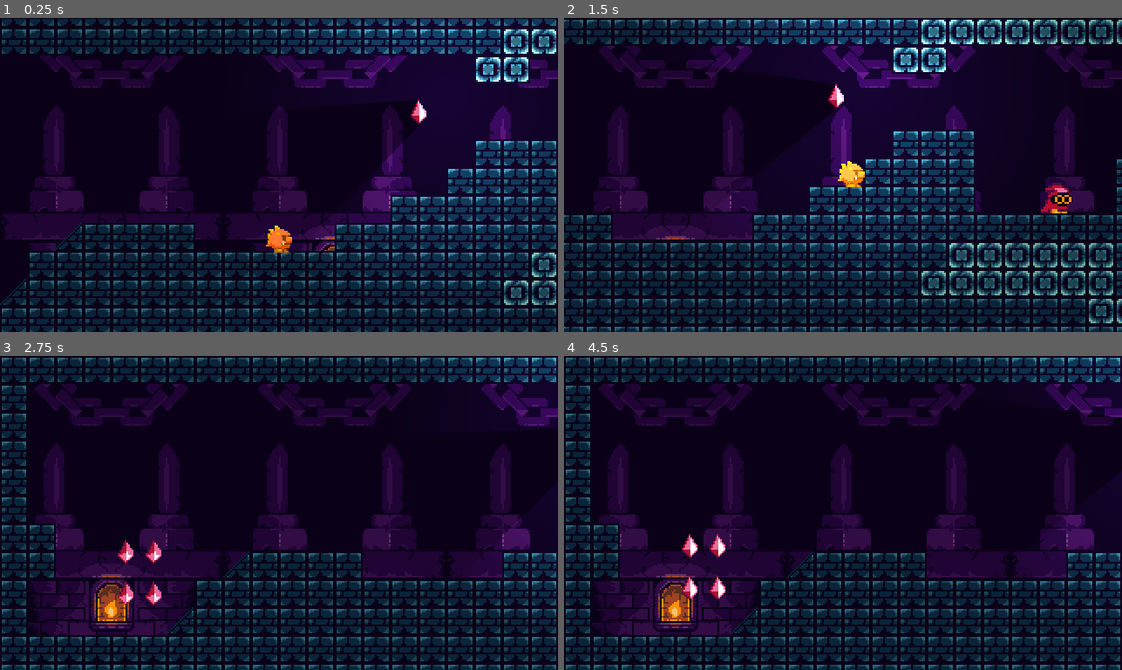
Above: before the commit, frames 1-4 (two rows, left to right).
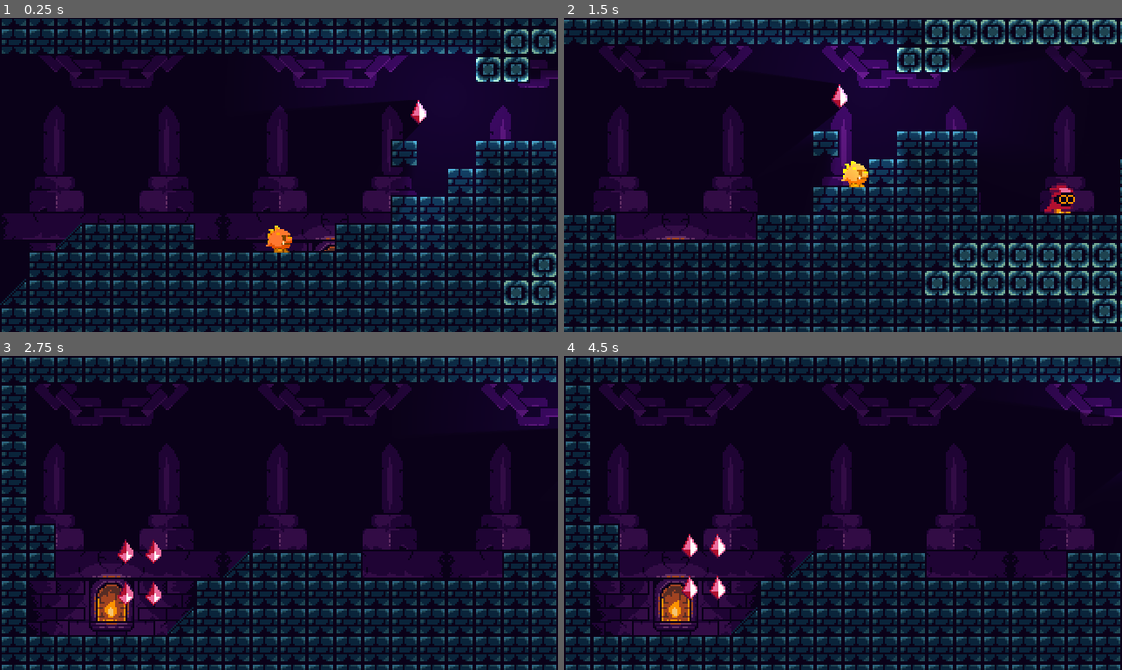
Above: after the commit, the same moments.

Repository: jordanlhunt/GodotArcadeStomper
Game: Godot game, scene res://Src/Levels/TestLevel.tscn
Same seed, same stepped clock (60 frames per second), same inputs: the game is played once before the commit and once after it. The engine's default icon, where the game draws it, is replaced by a stand-in: a white triangle on a blue panel in a dark square.
Inputs:
- Up to frame 1 (0.25 s): no input
- Up to frame 2 (1.5 s): hold Right (moveRight) from 0.53 s (still down); tap W (jump) at 0.77 s
- Up to frame 3 (2.75 s): tap W (jump) at 1.52 s; release Right (moveRight) at 2.03 s; hold Left (moveLeft) from 2.03 s (still down)
- Up to frame 4 (4.5 s): release Left (moveLeft) at 2.78 s; hold Right (moveRight) 2.78-4.28 s; tap W (jump) at 3.02, 3.77 s; hold Left (moveLeft) from 4.28 s (still down)

The runs differ from the first frame. In frame 1, 5.4% of the frame differs, in the area x 55-100%, y 0-77%; in frame 2, 27%, in the area x 0-100%, y 0-100%; in frame 3, 0.4%; in frame 4, 0.5%.

Commit message:
Added Title UI

Diff:
--- a/GodotScenes/tileset.tres
+++ b/GodotScenes/tileset.tres
@@ -6,8 +6,14 @@
 [ext_resource path="res://Assets/Enviorment/slopebrickRight.png" type="Texture" id=4]
 [ext_resource path="res://Assets/Enviorment/spike-block.png" type="Texture" id=5]
 
+[sub_resource type="OccluderPolygon2D" id=7]
+polygon = PoolVector2Array( 0, 0, 16, 0, 16, 16, 0, 16 )
+
 [sub_resource type="ConvexPolygonShape2D" id=2]
 points = PoolVector2Array( 0, 0, 16, 0, 16, 16, 0, 16 )
+
+[sub_resource type="OccluderPolygon2D" id=8]
+polygon = PoolVector2Array( 0, 0, 16, 0, 16, 16, 0, 16 )
 
 [sub_resource type="ConvexPolygonShape2D" id=3]
 points = PoolVector2Array( 0, 0, 16, 0, 16, 16, 0, 16 )
@@ -15,8 +21,14 @@
 [sub_resource type="ConvexPolygonShape2D" id=4]
 points = PoolVector2Array( 0, 0, 16, 0, 16, 16, 0, 16 )
 
+[sub_resource type="OccluderPolygon2D" id=9]
+polygon = PoolVector2Array( 16, 0, 16, 0, 16, 16, 0, 16 )
+
 [sub_resource type="ConvexPolygonShape2D" id=5]
 points = PoolVector2Array( 0, 16, 0, 16, 16, 0, 16, 16 )
+
+[sub_resource type="OccluderPolygon2D" id=10]
+polygon = PoolVector2Array( 0, 0, 0, 0, 16, 16, 0, 16 )
 
 [sub_resource type="ConvexPolygonShape2D" id=6]
 points = PoolVector2Array( 16, 16, 0, 16, 0, 0, 0, 0 )
@@ -29,6 +41,7 @@
 0/region = Rect2( 0, 0, 16, 16 )
 0/tile_mode = 0
 0/occluder_offset = Vector2( 0, 0 )
+0/occluder = SubResource( 7 )
 0/navigation_offset = Vector2( 0, 0 )
 0/shape_offset = Vector2( 0, 0 )
 0/shape_transform = Transform2D( 1, 0, 0, 1, 0, 0 )
@@ -50,6 +63,7 @@
 1/region = Rect2( 0, 0, 16, 16 )
 1/tile_mode = 0
 1/occluder_offset = Vector2( 0, 0 )
+1/occluder = SubResource( 8 )
 1/navigation_offset = Vector2( 0, 0 )
 1/shape_offset = Vector2( 0, 0 )
 1/shape_transform = Transform2D( 1, 0, 0, 1, 0, 0 )
@@ -92,6 +106,7 @@
 3/region = Rect2( 0, 0, 16, 16 )
 3/tile_mode = 0
 3/occluder_offset = Vector2( 0, 0 )
+3/occluder = SubResource( 9 )
 3/navigation_offset = Vector2( 0, 0 )
 3/shape_offset = Vector2( 0, 0 )
 3/shape_transform = Transform2D( 1, 0, 0, 1, 0, 0 )
@@ -113,6 +128,7 @@
 4/region = Rect2( 0, 0, 16, 16 )
 4/tile_mode = 0
 4/occluder_offset = Vector2( 0, 0 )
+4/occluder = SubResource( 10 )
 4/navigation_offset = Vector2( 0, 0 )
 4/shape_offset = Vector2( 0, 0 )
 4/shape_transform = Transform2D( 1, 0, 0, 1, 0, 0 )
--- a/Src/Actors/Player.tscn
+++ b/Src/Actors/Player.tscn
@@ -1,10 +1,13 @@
-[gd_scene load_steps=6 format=2]
+[gd_scene load_steps=7 format=2]
 
 [ext_resource path="res://Src/Actors/Player.gd" type="Script" id=1]
 [ext_resource path="res://Assets/Player/run9.png" type="Texture" id=2]
 
 [sub_resource type="RectangleShape2D" id=2]
 extents = Vector2( 7, 6.5 )
+
+[sub_resource type="OccluderPolygon2D" id=5]
+polygon = PoolVector2Array( 1.11111, -16.6667, -2.22222, -18.8889, -3.33333, -17.7778, -3.33333, -15.5556, -6.66667, -15.5556, -6.66667, -14.4444, -5.55556, -14.4444, -5.55556, -13.3333, -5.55556, -12.2222, -7.77778, -12.2222, -7.77778, -10, -6.66667, -10, -6.66667, -7.77778, -7.77778, -7.77778, -7.77778, -5.55556, -8.88889, -5.55556, -8.88889, -4.44444, -4.44444, -4.44444, -4.44444, -3.33333, -3.33333, -3.33333, -3.33333, 0, 6.66667, 0, 6.66667, -2.22222, 5.55556, -2.22222, 5.55556, -3.33333, 6.66667, -3.33333, 6.66667, -4.44444, 7.77778, -4.44444, 7.77778, -6.66667, 8.88889, -6.66667, 8.88889, -11.1111, 7.77778, -11.1111, 7.77778, -13.3333, 6.66667, -13.3333, 6.66667, -14.4444, 5.55556, -14.4444, 3.33333, -14.4444, 3.33333, -15.5556, 2.22222, -15.5556, 1.11111, -15.5556 )
 
 [sub_resource type="RectangleShape2D" id=3]
 extents = Vector2( 8, 6.75 )
@@ -30,6 +33,9 @@
 "_edit_lock_": true
 }
 
+[node name="LightOccluder2D" type="LightOccluder2D" parent="AnimatedSprite"]
+occluder = SubResource( 5 )
+
 [node name="Camera2D" type="Camera2D" parent="."]
 position = Vector2( 0, -50 )
 current = true
@@ -47,6 +53,7 @@
 }
 
 [node name="EnemyDetector" type="Area2D" parent="."]
+visible = false
 modulate = Color( 0.443137, 0.0431373, 0.490196, 1 )
 collision_mask = 2
 monitorable = false
@@ -55,6 +62,7 @@
 }
 
 [node name="EnemyDetectorCollisionShape2D" type="CollisionShape2D" parent="EnemyDetector"]
+visible = false
 modulate = Color( 0.647059, 0.396078, 0.529412, 1 )
 position = Vector2( 0, -6.75 )
 shape = SubResource( 3 )
--- a/Src/Levels/TestLevel.tscn
+++ b/Src/Levels/TestLevel.tscn
@@ -30,7 +30,7 @@
 }
 
 [node name="TileMap" parent="." instance=ExtResource( 1 )]
-tile_data = PoolIntArray( -131035, 0, 0, -131034, 0, 0, -131 …(1331 unchanged characters)…  0, 0, 196655, 0, 0, 262144, 0, 0, 262167, 0, 0, 262168, 0, 0, 262169, 0, 0, 262 …(4337 unchanged characters)…
+tile_data = PoolIntArray( -131035, 0, 0, -131034, 0, 0, -131 …(1331 unchanged characters)…  0, 0, 196655, 0, 0, 262144, 0, 0, 262164, 0, 0, 262167, 0, 0, 262168, 0, 0, 262169, 0, 0, 262 …(4337 unchanged characters)…
 
 [node name="Node" type="Node" parent="."]
 
--- /dev/null
+++ b/Src/UI/titlescreen.tscn
@@ -0,0 +1,5 @@
+[gd_scene format=2]
+
+[node name="TitleScreen" type="Control"]
+anchor_right = 1.0
+anchor_bottom = 1.0
Not shown: 1 places in GodotScenes/tileset.tres that only renumber resources
